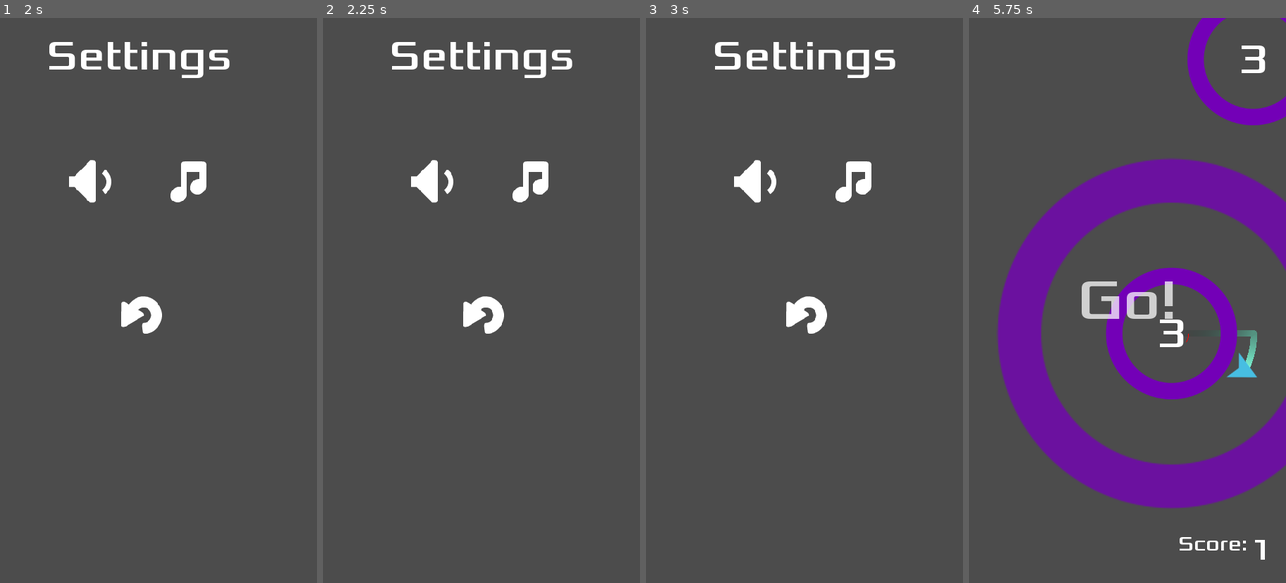
Above: before the commit, frames 1-4 (left to right).
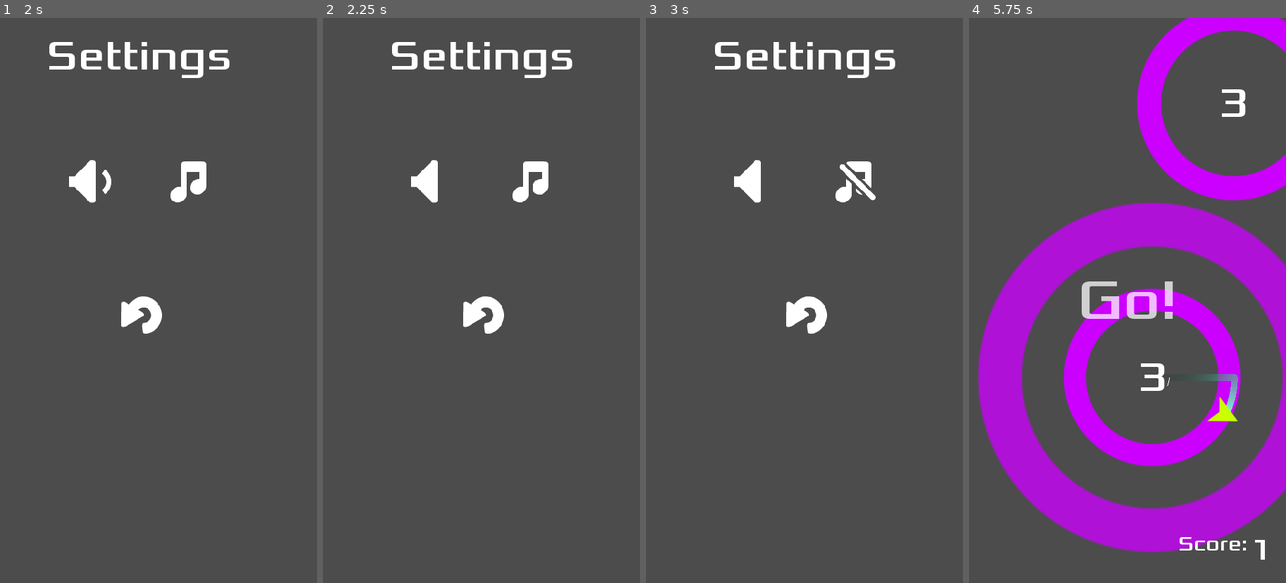
Above: after the commit, the same moments.

Repository: iustin-nita/Godot-Mobile-Game
Game: Godot game, scene res://Main.tscn
Two runs of this game, one before a commit and one after it. Both use one fixed random seed, a clock stepped at 60 frames per second and the inputs below.
Inputs (mouse positions are in pixels of both pictures, inside the frame that each line leads up to):
- Up to frame 1 (2 s): click (209, 277) at 0.5 s; tap Enter at 1.25 s; move the mouse to (228, 272) at 1.27 s; click (228, 272) at 1.42 s
- Up to frame 2 (2.25 s): click (411, 181) at 2 s
- Up to frame 3 (3 s): click (855, 181) at 2.75 s
- Up to frame 4 (5.75 s): click (1127, 311) at 3.5 s; tap Space at 4.25 s; move the mouse to (1064, 328) at 4.27 s; click (1064, 328) at 4.42 s; click (1057, 277) at 5 s

Frame 1 is identical in both runs. In frame 2, less than 0.1% of the frame differs, in the area x 38-42%, y 26-32%; in frame 3, 0.2%; in frame 4, 48%, in the area x 2-100%, y 0-95%.

Commit message:
add music and different themes

Diff:
--- a/Main.gd
+++ b/Main.gd
@@ -22,6 +22,8 @@
 	spawn_circle($StartingPosition.position)
 	$HUD.show()
 	$HUD.show_message("Go!")
+	if settings.enable_music:
+		$Music.play()
 
 func spawn_circle(_position=null):
 	var c = Circle.instance()
@@ -46,3 +48,5 @@
 	get_tree().call_group("circles", "implode") # lets us call a function on each member of the group
 	$Screens.game_over()
 	$HUD.hide()
+	if settings.enable_music:
+		$Music.stop()
--- a/Main.tscn
+++ b/Main.tscn
@@ -1,8 +1,9 @@
-[gd_scene load_steps=4 format=2]
+[gd_scene load_steps=5 format=2]
 
 [ext_resource path="res://Main.gd" type="Script" id=1]
 [ext_resource path="res://UI/Screens.tscn" type="PackedScene" id=2]
 [ext_resource path="res://UI/HUD.tscn" type="PackedScene" id=3]
+[ext_resource path="res://assets/music/Black Diamond.ogg" type="AudioStream" id=4]
 
 [node name="Main" type="Node"]
 script = ExtResource( 1 )
@@ -15,9 +16,12 @@
 offset = Vector2( 0, -200 )
 current = true
 smoothing_enabled = true
-smoothing_speed = 2.0
 
 [node name="Screens" parent="." instance=ExtResource( 2 )]
 
 [node name="HUD" parent="." instance=ExtResource( 3 )]
+
+[node name="Music" type="AudioStreamPlayer" parent="."]
+stream = ExtResource( 4 )
+volume_db = -2.019
 [connection signal="start_game" from="Screens" to="." method="new_game"]
--- a/Node.gd
+++ /dev/null
@@ -1,42 +0,0 @@
-extends Node
-
-signal start_game
-
-var current_screen = null
-
-
-# Called when the node enters the scene tree for the first time.
-func _ready():
-	register_buttons()
-	change_screen($TitleScreen)
-
-func register_buttons():
-	var buttons = get_tree().get_nodes_in_group("buttons")
-	for button in buttons:
-		button.connect("pressed", self, "_on_button_pressed", [button.name])
-
-func _on_button_pressed(name):
-	print("button pressed", name)
-	match name:
-		"Home":
-			change_screen($TitleScreen)
-		"Play":
-			change_screen(null)
-			yield(get_tree().create_timer(.5), "timeout")
-			emit_signal("start_game")
-		"Settings":
-			change_screen($SettingsScreen)
-		"Return":
-			change_screen($TitleScreen)
-
-func change_screen(new_screen):
-	if current_screen:
-		current_screen.disappear()
-		yield(current_screen.tween, "tween_completed")
-	current_screen = new_screen
-	if new_screen:
-		current_screen.appear()
-		yield(current_screen.tween, "tween_completed")
-
-func game_over():
-	change_screen($GameOverScreen)
--- /dev/null
+++ b/Screens.gd
@@ -0,0 +1,54 @@
+extends Node
+
+signal start_game
+
+var current_screen = null
+var sound_buttons = {true: preload("res://assets/images/buttons/audioOn.png"),
+					false: preload("res://assets/images/buttons/audioOff.png")}
+var music_buttons = {true: preload("res://assets/images/buttons/musicOn.png"),
+					false: preload("res://assets/images/buttons/musicOff.png")}
+
+
+# Called when the node enters the scene tree for the first time.
+func _ready():
+	register_buttons()
+	change_screen($TitleScreen)
+
+func register_buttons():
+	var buttons = get_tree().get_nodes_in_group("buttons")
+	for button in buttons:
+		button.connect("pressed", self, "_on_button_pressed", [button])
+
+func _on_button_pressed(button):
+	if settings.enable_sound:
+		$Click.play()
+
+	match button.name:
+		"Home":
+			change_screen($TitleScreen)
+		"Play":
+			change_screen(null)
+			yield(get_tree().create_timer(.5), "timeout")
+			emit_signal("start_game")
+		"Settings":
+			change_screen($SettingsScreen)
+		"Return":
+			change_screen($TitleScreen)
+		"Sound":
+			settings.enable_sound = !settings.enable_sound
+			button.texture_normal = sound_buttons[settings.enable_sound]
+		"Music":
+			settings.enable_music = !settings.enable_music
+			button.texture_normal = music_buttons[settings.enable_music]
+
+func change_screen(new_screen):
+	if current_screen:
+		current_screen.disappear()
+		yield(current_screen.tween, "tween_completed")
+	current_screen = new_screen
+	if new_screen:
+		current_screen.appear()
+		yield(current_screen.tween, "tween_completed")
+
+func game_over():
+	change_screen($GameOverScreen)
--- a/UI/Screens.tscn
+++ b/UI/Screens.tscn
@@ -1,21 +1,19 @@
-[gd_scene load_steps=5 format=2]
+[gd_scene load_steps=6 format=2]
 
-[ext_resource path="res://Node.gd" type="Script" id=1]
+[ext_resource path="res://Screens.gd" type="Script" id=1]
 [ext_resource path="res://UI/GameOverScreen.tscn" type="PackedScene" id=2]
 [ext_resource path="res://UI/TitleScreen.tscn" type="PackedScene" id=3]
 [ext_resource path="res://UI/SettingsScreen.tscn" type="PackedScene" id=4]
+[ext_resource path="res://assets/audio/menu_click.wav" type="AudioStream" id=5]
 
 [node name="Screens" type="Node"]
 script = ExtResource( 1 )
 
 [node name="SettingsScreen" parent="." instance=ExtResource( 4 )]
-offset = Vector2( 500, 0 )
-transform = Transform2D( 1, 0, 0, 1, 500, 0 )
 
 [node name="GameOverScreen" parent="." instance=ExtResource( 2 )]
-offset = Vector2( 500, 0 )
-transform = Transform2D( 1, 0, 0, 1, 500, 0 )
 
 [node name="TitleScreen" parent="." instance=ExtResource( 3 )]
-offset = Vector2( 500, 0 )
-transform = Transform2D( 1, 0, 0, 1, 500, 0 )
+
+[node name="Click" type="AudioStreamPlayer" parent="."]
+stream = ExtResource( 5 )
--- a/objects/Circle.gd
+++ b/objects/Circle.gd
@@ -16,12 +16,15 @@
 	set_mode(_mode)
 	position = _position
 	radius = _radius
+	$Sprite.material = $Sprite.material.duplicate()
+	$SpriteEffect.material = $SpriteEffect.material.duplicate()
 	$CollisionShape2D.shape = $CollisionShape2D.shape.duplicate()
 	$CollisionShape2D.shape.radius = radius
 	var img_size = $Sprite.texture.get_size().x / 2
 	$Sprite.scale = Vector2(1,1) * radius / img_size
 	orbit_position.position.x = radius + 25
 	rotation_speed *= pow(-1, randi() % 2)
+	$AnimationPlayer.play("music")
 
 func _process(delta):
 	$Pivot.rotation += rotation_speed * delta
@@ -32,6 +35,8 @@
 func check_orbits():
 	if abs($Pivot.rotation - orbit_start) > 2 * PI:
 		current_orbits -= 1
+		if settings.enable_sound:
+			$Beep.play()
 		$Label.text = str(current_orbits)
 		if current_orbits <= 0:
 			jumper.die()
@@ -41,13 +46,17 @@
 
 func set_mode(_mode):
 	mode = _mode
+	var color
 	match mode:
 		MODES.STATIC:
 			$Label.hide()
+			color = settings.theme["circle_static"]
 		MODES.LIMITED:
 			current_orbits = num_orbits
 			$Label.text = str(current_orbits)
 			$Label.show()
+			color = settings.theme["circle_limited"]
+	$Sprite.material.set_shader_param("color", color)
 
 func implode():
 	$AnimationPlayer.play("implode")
@@ -63,7 +72,8 @@
 func _draw():
 	if jumper:
 		var r = ((radius - 50) / num_orbits) * (1 + num_orbits - current_orbits)
-		draw_circle_arc(Vector2.ZERO, r + 10, orbit_start + PI/2, $Pivot.rotation + PI/2, Color(1,0,0))
+		draw_circle_arc(Vector2.ZERO, r + 10, orbit_start + PI/2, $Pivot.rotation + PI/2, Color(77, 25, 77))
+		#$Sprite.get_material().set_shader_param("color", Color(78, 168, 222))
 
 func draw_circle_arc(center, radius, angle_from, angle_to, color):
 	var nb_points = 32
--- a/objects/Circle.tscn
+++ b/objects/Circle.tscn
@@ -1,8 +1,9 @@
-[gd_scene load_steps=10 format=2]
+[gd_scene load_steps=12 format=2]
 
 [ext_resource path="res://assets/images/circle1_n.png" type="Texture" id=1]
 [ext_resource path="res://objects/color.shader" type="Shader" id=2]
 [ext_resource path="res://objects/Circle.gd" type="Script" id=3]
+[ext_resource path="res://assets/audio/89.ogg" type="AudioStream" id=4]
 
 [sub_resource type="ShaderMaterial" id=1]
 shader = ExtResource( 2 )
@@ -78,6 +79,23 @@
 "values": [ Color( 1, 1, 1, 1 ), Color( 1, 1, 1, 0 ) ]
 }
 
+[sub_resource type="Animation" id=7]
+resource_name = "music"
+length = 0.4
+loop = true
+tracks/0/type = "value"
+tracks/0/path = NodePath("Sprite:scale")
+tracks/0/interp = 2
+tracks/0/loop_wrap = true
+tracks/0/imported = false
+tracks/0/enabled = true
+tracks/0/keys = {
+"times": PoolRealArray( 0, 0.2, 0.3, 0.4 ),
+"transitions": PoolRealArray( 1, 1, 0.965936, 1 ),
+"update": 0,
+"values": [ Vector2( 1, 1 ), Vector2( 1.1, 1.1 ), Vector2( 0.9, 0.9 ), Vector2( 1, 1 ) ]
+}
+
 [sub_resource type="DynamicFontData" id=5]
 font_path = "res://assets/fonts/Xolonium-Regular.ttf"
 
@@ -92,25 +110,29 @@
 
 [node name="Sprite" type="Sprite" parent="."]
 material = SubResource( 1 )
+scale = Vector2( 1.09725, 1.09725 )
+z_index = -2
 texture = ExtResource( 1 )
 
 [node name="SpriteEffect" type="Sprite" parent="."]
-visible = false
+modulate = Color( 1, 1, 1, 0.329412 )
 material = SubResource( 1 )
-scale = Vector2( 2, 2 )
+scale = Vector2( 1e-05, 1e-05 )
 texture = ExtResource( 1 )
 
 [node name="CollisionShape2D" type="CollisionShape2D" parent="."]
+visible = false
 shape = SubResource( 2 )
 
 [node name="Pivot" type="Node2D" parent="."]
 
 [node name="OrbitPosition" type="Position2D" parent="Pivot"]
-position = Vector2( 150, 0 )
+position = Vector2( 170, 0 )
 
 [node name="AnimationPlayer" type="AnimationPlayer" parent="."]
 anims/capture = SubResource( 3 )
 anims/implode = SubResource( 4 )
+anims/music = SubResource( 7 )
 
 [node name="Label" type="Label" parent="."]
 anchor_left = 0.5
@@ -128,3 +150,7 @@
 __meta__ = {
 "_edit_use_anchors_": false
 }
+
+[node name="Beep" type="AudioStreamPlayer" parent="."]
+stream = ExtResource( 4 )
+volume_db = 2.019
--- a/objects/Jumper.gd
+++ b/objects/Jumper.gd
@@ -9,6 +9,9 @@
 var target = null # if we're on a circle
 var trail_length = 25
 
+func _ready():
+	$Sprite.material.set_shader_param("color", settings.theme["player_body"])
+	$Trail/Points.default_color = settings.theme["player_trail"]
 # Called every frame. 'delta' is the elapsed time since the previous frame.
 func _physics_process(delta):
 	if trail.points.size() > trail_length:
@@ -29,6 +32,8 @@
 	target.implode()
 	target = null
 	velocity = transform.x * jump_speed
+	if settings.enable_sound:
+		$Jump.play()
 
 func die():
 	target = null
@@ -43,3 +48,5 @@
 	target = area
 	velocity = Vector2.ZERO
 	emit_signal("captured", area)
+	if settings.enable_sound:
+		$Capture.play()
--- a/objects/Jumper.tscn
+++ b/objects/Jumper.tscn
@@ -1,8 +1,10 @@
-[gd_scene load_steps=6 format=2]
+[gd_scene load_steps=8 format=2]
 
 [ext_resource path="res://assets/images/jumper.png" type="Texture" id=1]
 [ext_resource path="res://objects/Jumper.gd" type="Script" id=2]
 [ext_resource path="res://objects/color.shader" type="Shader" id=3]
+[ext_resource path="res://assets/audio/88.ogg" type="AudioStream" id=4]
+[ext_resource path="res://assets/audio/70.ogg" type="AudioStream" id=5]
 
 [sub_resource type="ShaderMaterial" id=1]
 shader = ExtResource( 3 )
@@ -33,5 +35,11 @@
 joint_mode = 2
 begin_cap_mode = 2
 end_cap_mode = 2
+
+[node name="Jump" type="AudioStreamPlayer" parent="."]
+stream = ExtResource( 5 )
+
+[node name="Capture" type="AudioStreamPlayer" parent="."]
+stream = ExtResource( 4 )
 [connection signal="area_entered" from="." to="." method="_on_Jumper_area_entered"]
 [connection signal="screen_exited" from="VisibilityNotifier2D" to="." method="_on_VisibilityNotifier2D_screen_exited"]
--- a/project.godot
+++ b/project.godot
@@ -19,6 +19,10 @@
 run/main_scene="res://Main.tscn"
 config/icon="res://icon.png"
 
+[autoload]
+
+settings="*res://settings.gd"
+
 [display]
 
 window/size/width=480
--- /dev/null
+++ b/settings.gd
@@ -0,0 +1,35 @@
+extends Node
+
+var enable_sound = true
+var enable_music = true
+
+var circles_per_level = 5
+
+var color_schemes = {
+	"NEON1": {
+		'background': Color8(0, 0, 0),
+		'player_body': Color8(203, 255, 0),
+		'player_trail': Color8(204, 0, 255),
+		'circle_fill': Color8(255, 0, 110),
+		'circle_static': Color8(0, 255, 102),
+		'circle_limited': Color8(204, 0, 255)
+	},
+	"NEON2": {
+		'background': Color8(0, 0, 0),
+		'player_body': Color8(246, 255, 0),
+		'player_trail': Color8(255, 255, 255),
+		'circle_fill': Color8(255, 0, 110),
+		'circle_static': Color8(151, 255, 48),
+		'circle_limited': Color8(127, 0, 255)
+	},
+	"NEON3": {
+		'background': Color8(0, 0, 0),
+		'player_body': Color8(255, 0, 187),
+		'player_trail': Color8(255, 148, 0),
+		'circle_fill': Color8(255, 148, 0),
+		'circle_static': Color8(170, 255, 0),
+		'circle_limited': Color8(204, 0, 255)
+	}
+}
+
+var theme = color_schemes["NEON1"]
Not shown, added: assets/music/Black Diamond.ogg.import
Not shown, added: .DS_Store
Not shown, added: assets/.DS_Store
Not shown, added: assets/music/Black Diamond.mp3
Not shown, added: assets/music/Black Diamond.ogg
Not shown, added: assets/music/Of Far Different Nature - Le Flamand (CC-BY).mp3
